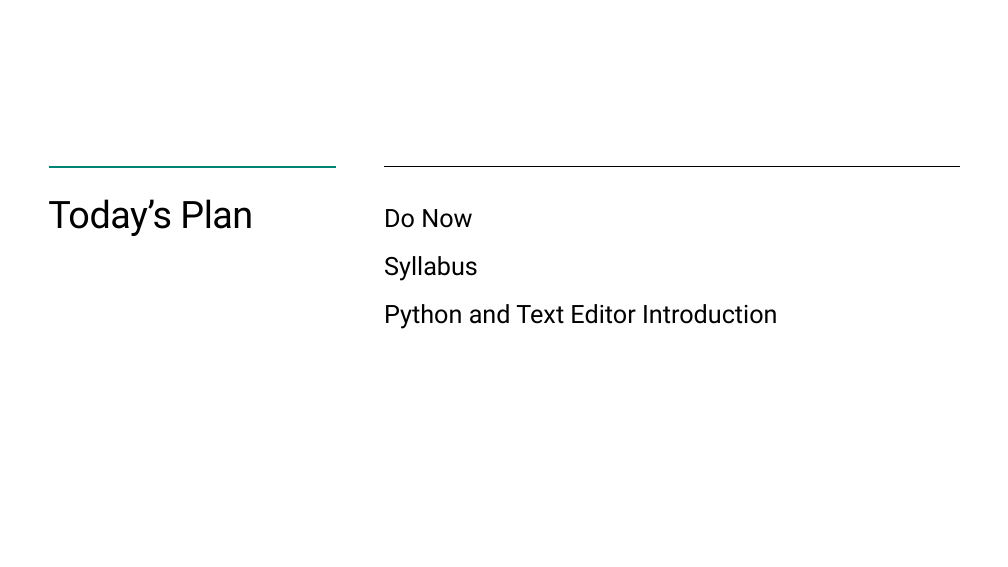
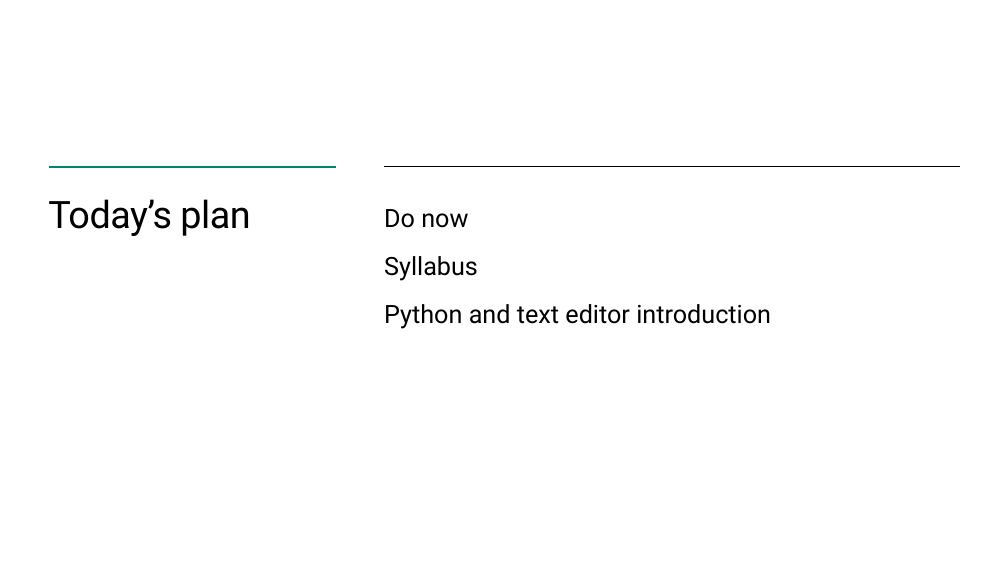
Before and after one commit to TEALSK12/2nd-semester-introduction-to-computer-science, a slide deck: slide 3 of units/1_unit/slidedecks/Intro Python 1.01 TEALS.pptx. Drawn at 1008x567 pixels with LibreOffice and Linux fonts; fonts in the diff are those of the drawing; background and template pictures are left out. Boxes give left, top, right and bottom in pixels: in the first picture for what was removed or moved away, otherwise in the second. Text is boxed around its words. In the diff, an @@ line names an element or a change of style, - is before the commit and + after.

```diff
--- a/units/1_unit/slidedecks/Intro Python 1.01 TEALS.pptx
+++ b/units/1_unit/slidedecks/Intro Python 1.01 TEALS.pptx
@@ title at box(48, 199, 250, 236): text changed @@
-Today’s Plan
+Today’s plan
@@ text at box(384, 209, 468, 228): text changed @@
-Do Now
+Do now
@@ text at box(384, 304, 771, 329): text changed @@
-Python and Text Editor Introduction
+Python and text editor introduction
```
Also in this commit, not shown: 8 other slides changed.
